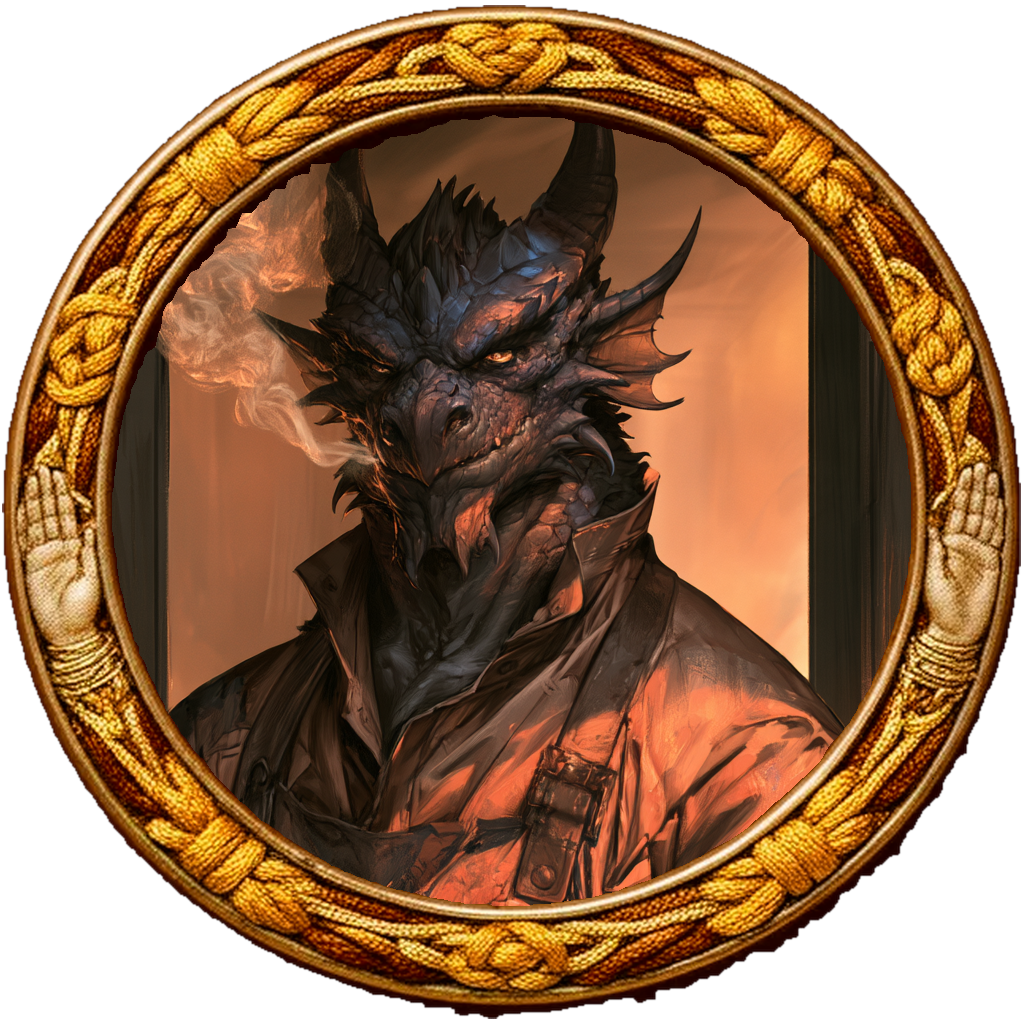
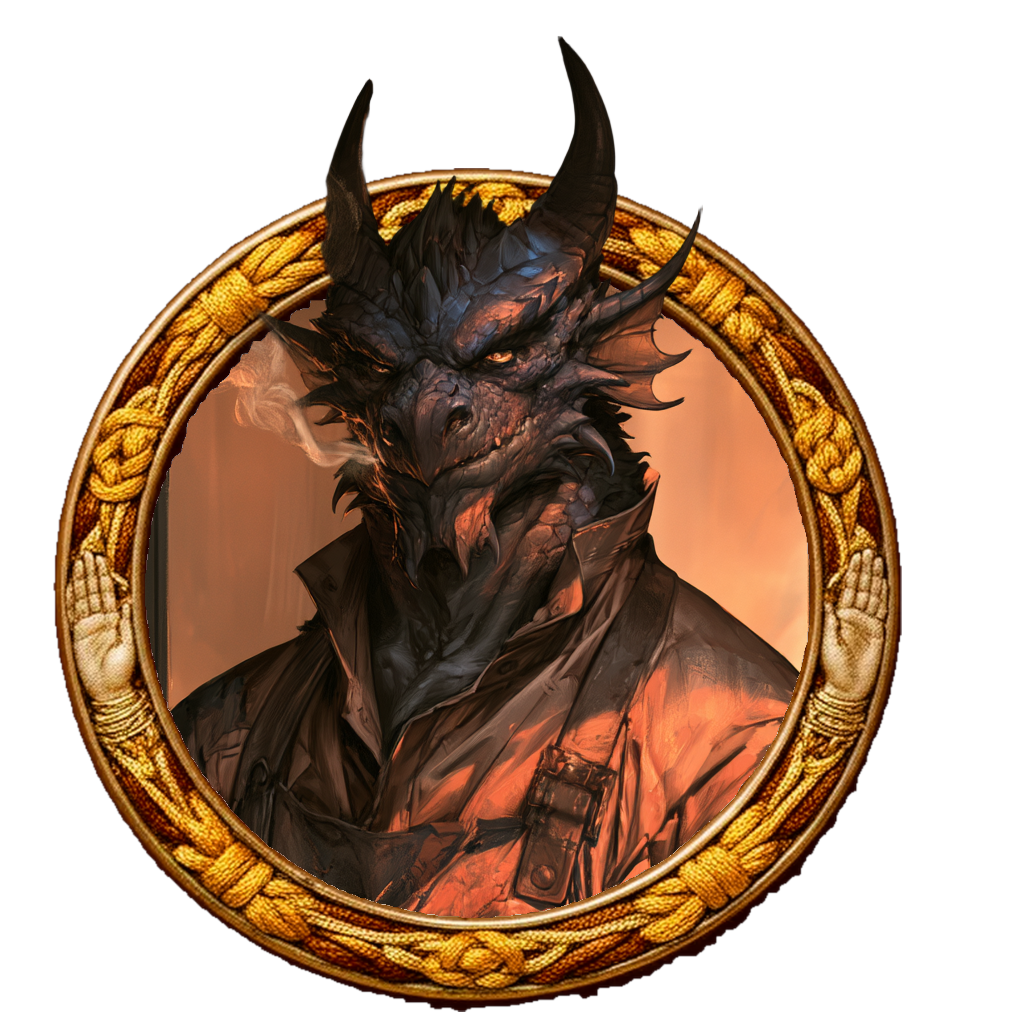
Before/after of a w=1024, h=1024 layered artwork. What changed in the layer stack:
showed "Figure (cut-out, for pop-outs)", painted on it over [51,35,909,1019]
painted on "Ring" over [2,5,1021,1019]
removed layer "Portrait inside the ring" over [100,103,923,918]
showed "Portrait (whole square)", painted on it over [2,5,1021,1019]
